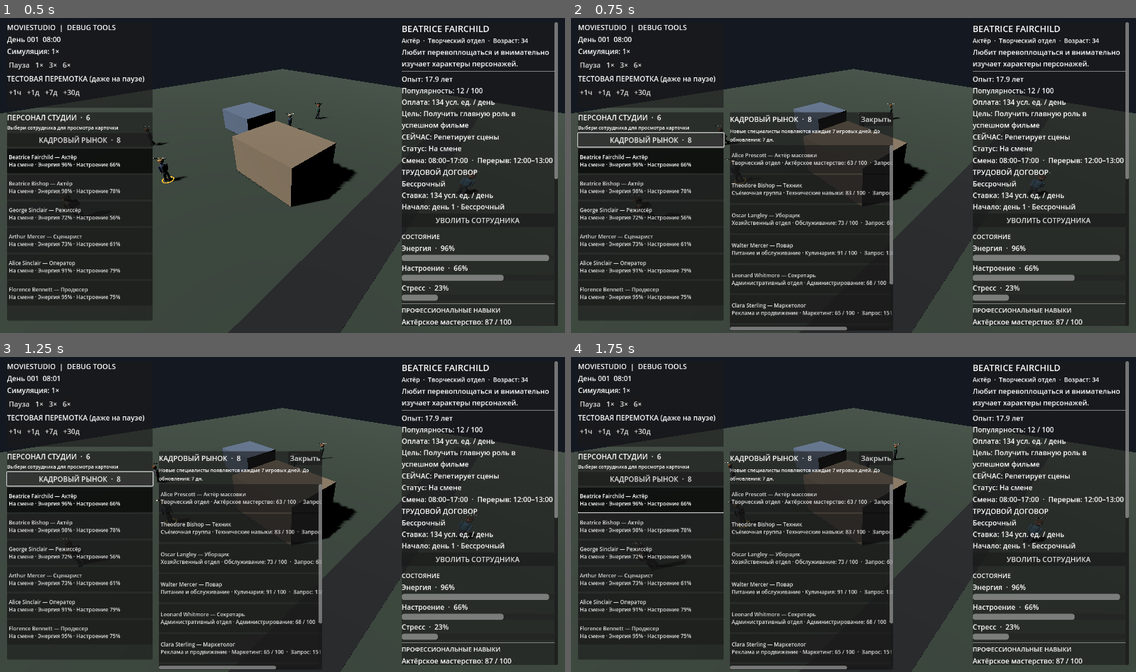
Above: before the commit, frames 1-4 (two rows, left to right).
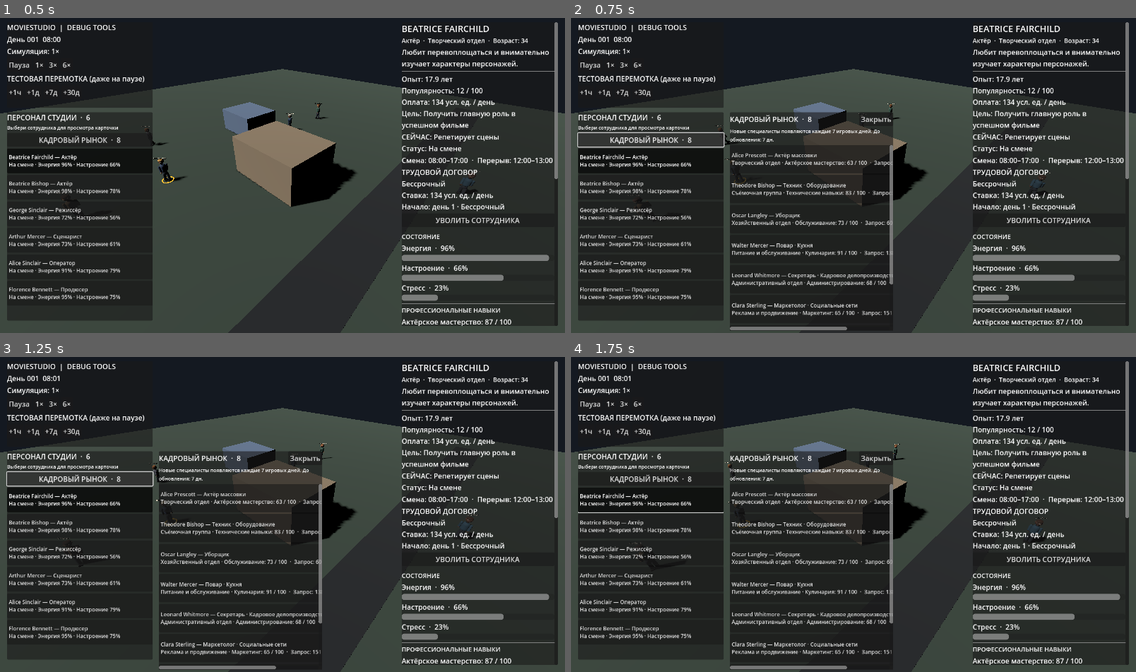
Above: after the commit, the same moments.

Repository: Teft3lb/MovieStudio
Game: Godot game, scene res://scenes/main.tscn
The game is run twice, just before and just after one commit, with the same random seed, the same clock (stepped at 60 frames per second) and the same inputs.
Inputs:
- Up to frame 1 (0.5 s): no input
- Up to frame 2 (0.75 s): click "КАДРОВЫЙ РЫНОК · 8" at 0.5 s
- Up to frame 3 (1.25 s): no input
- Up to frame 4 (1.75 s): click "Beatrice Fairchild — Актёр На…" at 1.25 s

Frame 1 is identical in both runs. In frame 2, 0.3% of the frame differs, in the area x 39-57%, y 52-93%; in frame 3, 0.3%; in frame 4, 0.3%.

Commit message:
ui: show employee specializations in staff profiles

Diff:
--- a/scripts/presentation/characters/character_manager.gd
+++ b/scripts/presentation/characters/character_manager.gd
@@ -368,9 +368,13 @@
 		button.custom_minimum_size = Vector2(345.0, 64.0)
 		button.alignment = HORIZONTAL_ALIGNMENT_LEFT
 		button.add_theme_font_size_override("font_size", 12)
+		var candidate_role_title: String = candidate.get_profession_title()
+		var candidate_specialization: String = candidate.get_specialization_title()
+		if not candidate_specialization.is_empty():
+			candidate_role_title += " · " + candidate_specialization
 		button.text = "%s — %s\n%s · %s: %d / 100  ·  Запрос: %d ед. / день" % [
 			candidate.get_full_name(),
-			candidate.get_profession_title(),
+			candidate_role_title,
 			candidate.get_department_title(),
 			candidate.get_primary_skill_title(),
 			roundi(candidate.get_primary_skill_value()),
@@ -721,8 +725,12 @@
 	var personality: Dictionary = employee.personality
 
 	_detail_name_label.text = employee.get_full_name().to_upper()
+	var employee_role_title: String = employee.get_profession_title()
+	var employee_specialization: String = employee.get_specialization_title()
+	if not employee_specialization.is_empty():
+		employee_role_title += " · " + employee_specialization
 	_detail_profession_label.text = "%s  ·  %s  ·  Возраст: %d" % [
-		employee.get_profession_title(),
+		employee_role_title,
 		employee.get_department_title(),
 		employee.age,
 	]
